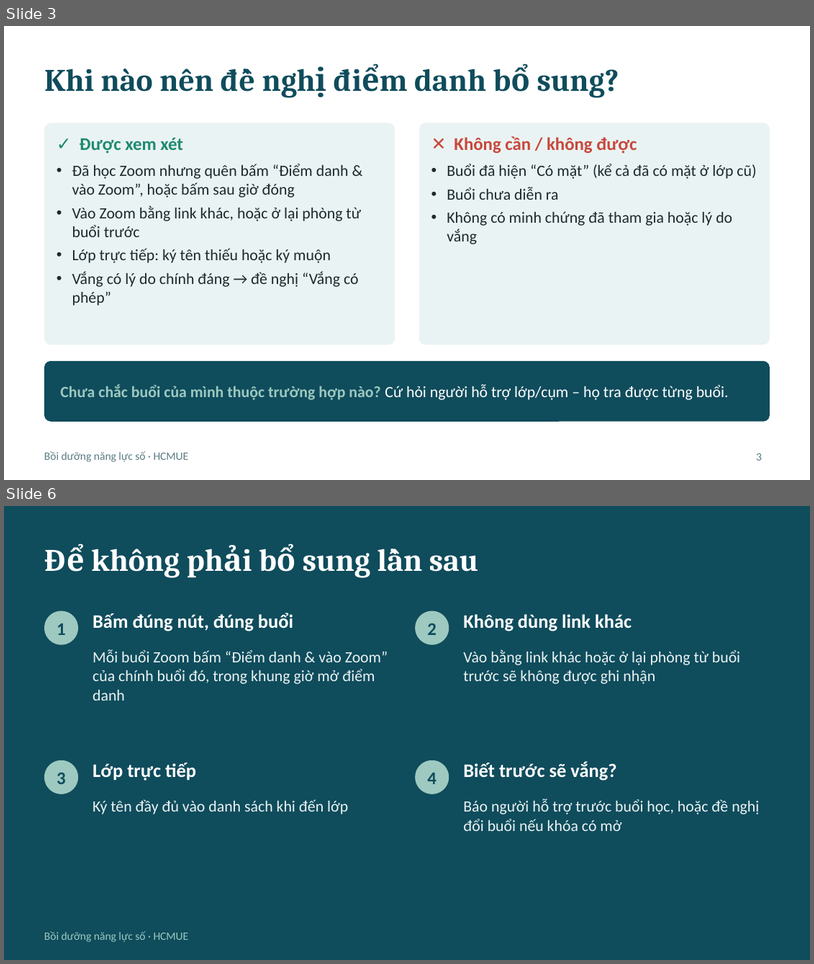
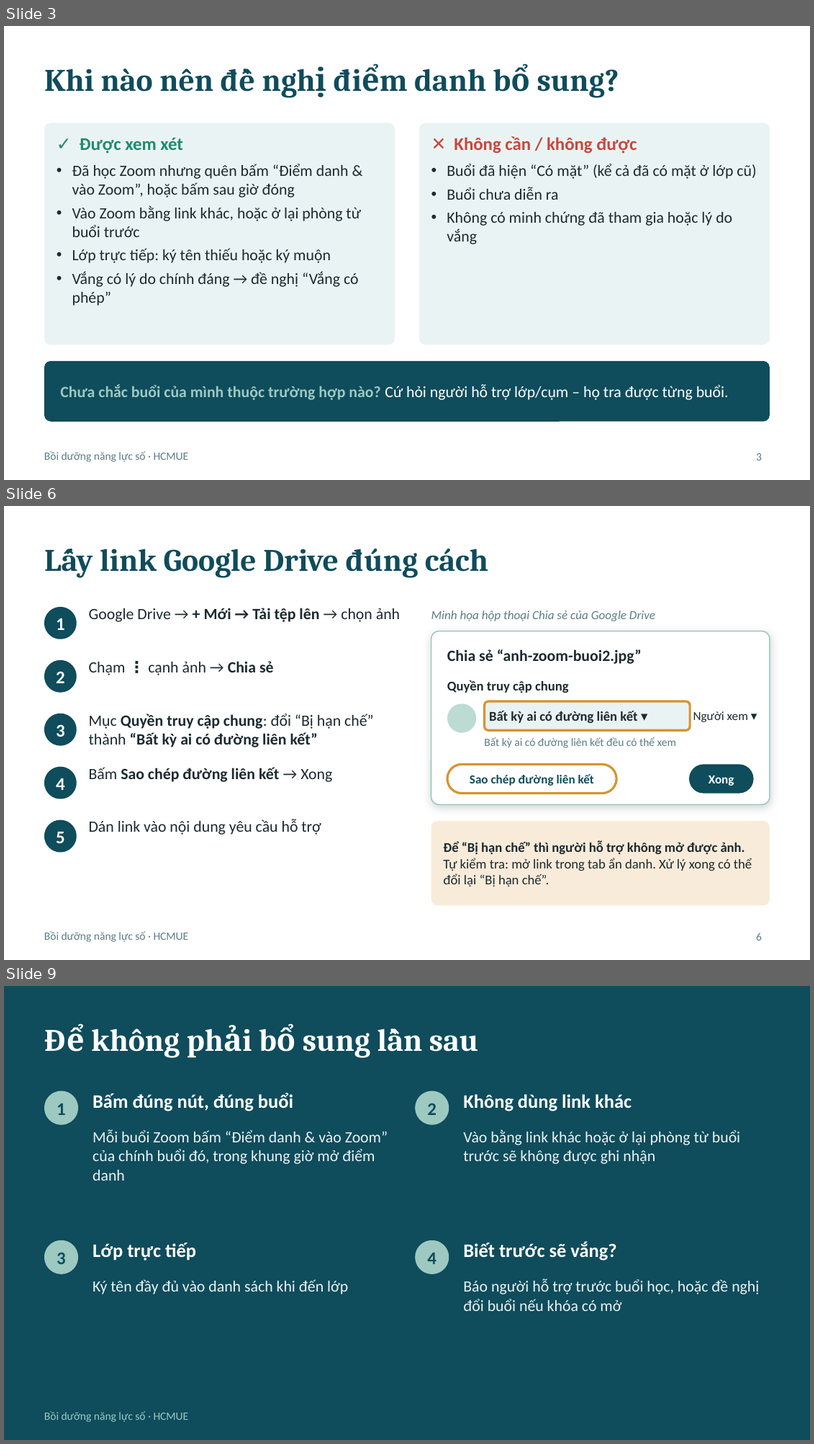
Before and after one commit to thienvo2111/thong-tin-hoc-vien, a slide deck: docs/huong-dan-diem-danh-bo-sung-hoc-vien.pptx. Shown one above the other, each under a label of ours: slides 3 and 6 before the commit, slides 3, 6 and 9 after it; the slides between them are not shown. The pictures are 814x964 and 814x1444 pixels, drawn with LibreOffice and Linux fonts; fonts in the diff are those of the drawing. Boxes give left, top, right and bottom in pixels: in the first picture for what was removed or moved away, otherwise in the second. Text is boxed around its words. In the diff, an @@ line names an element or a change of style, - is before the commit and + after.

```diff
--- a/docs/huong-dan-diem-danh-bo-sung-hoc-vien.pptx
+++ b/docs/huong-dan-diem-danh-bo-sung-hoc-vien.pptx
@@ slide 6 added at (x1=4, y1=506, x2=810, y2=960), background #FFFFFF; not listed: 1 template element that a slide beside it also shows @@
@@ title added at (x1=100, y1=548, x2=489, y2=578), 28 pt, text #0F4C5C, bold @@
+Lấy link Google Drive đúng cách
@@ ellipse added at (x1=44, y1=607, x2=77, y2=639), fill #0F4C5C @@
@@ text added at (x1=89, y1=608, x2=400, y2=622), 14 pt, text #1B2A2F @@
+Google Drive → + Mới → Tải tệp lên → chọn ảnh
@@ text added at (x1=432, y1=610, x2=656, y2=621), 11 pt, text #5B7C85, italic @@
+Minh họa hộp thoại Chia sẻ của Google Drive
@@ text added at (x1=56, y1=618, x2=65, y2=630), 16 pt, text #FFFFFF, bold @@
+1
@@ rounded rectangle added at (x1=432, y1=631, x2=770, y2=804), fill #FFFFFF, outline #9DC9C0 1 pt @@
@@ text added at (x1=448, y1=649, x2=642, y2=664), 14 pt, text #1B2A2F, bold @@
+Chia sẻ “anh-zoom-buoi2.jpg”
@@ ellipse added at (x1=44, y1=660, x2=77, y2=692), fill #0F4C5C @@
@@ text added at (x1=56, y1=671, x2=65, y2=683), 16 pt, text #FFFFFF, bold @@
+2
@@ text added at (x1=89, y1=661, x2=274, y2=675), 14 pt, text #1B2A2F @@
+Chạm ⋮ cạnh ảnh → Chia sẻ
@@ text added at (x1=448, y1=680, x2=569, y2=693), 12 pt, text #1B2A2F, bold @@
+Quyền truy cập chung
@@ ellipse added at (x1=44, y1=713, x2=77, y2=746), fill #0F4C5C @@
@@ text added at (x1=89, y1=713, x2=374, y2=747), 14 pt, text #1B2A2F, bold @@
+Mục Quyền truy cập chung: đổi “Bị hạn chế” thành “Bất kỳ ai có đường liên kết”
@@ ellipse added at (x1=448, y1=703, x2=476, y2=733), fill #1F8A70 at 30% opacity @@
@@ rounded rectangle added at (x1=485, y1=701, x2=690, y2=730), fill #EAF3F3, outline #D9922E 2 pt @@
@@ text added at (x1=489, y1=710, x2=638, y2=723), 12 pt, text #1B2A2F, bold @@
+Bất kỳ ai có đường liên kết ▾
@@ text added at (x1=694, y1=711, x2=748, y2=722), 11 pt, text #1B2A2F @@
+Người xem ▾
@@ text added at (x1=56, y1=724, x2=65, y2=736), 16 pt, text #FFFFFF, bold @@
+3
@@ text added at (x1=484, y1=737, x2=676, y2=748), 10 pt, text #5B7C85 @@
+Bất kỳ ai có đường liên kết đều có thể xem
@@ rounded rectangle added at (x1=448, y1=764, x2=617, y2=793), fill #FFFFFF, outline #D9922E 2 pt @@
@@ rounded rectangle added at (x1=689, y1=764, x2=754, y2=793), fill #0F4C5C @@
@@ ellipse added at (x1=44, y1=767, x2=77, y2=799), fill #0F4C5C @@
@@ text added at (x1=56, y1=778, x2=65, y2=790), 16 pt, text #FFFFFF, bold @@
+4
@@ text added at (x1=89, y1=767, x2=332, y2=782), 14 pt, text #1B2A2F, bold @@
+Bấm Sao chép đường liên kết → Xong
@@ text added at (x1=470, y1=774, x2=594, y2=785), 11 pt, text #0F4C5C, bold @@
+Sao chép đường liên kết
@@ text added at (x1=709, y1=775, x2=735, y2=785), 11 pt, text #FFFFFF, bold @@
+Xong
@@ ellipse added at (x1=44, y1=820, x2=77, y2=852), fill #0F4C5C @@
@@ text added at (x1=89, y1=818, x2=321, y2=834), 14 pt, text #1B2A2F @@
+Dán link vào nội dung yêu cầu hỗ trợ
@@ rounded rectangle added at (x1=432, y1=821, x2=770, y2=905), fill #D9922E at 18% opacity @@
@@ text added at (x1=56, y1=831, x2=65, y2=843), 16 pt, text #FFFFFF, bold @@
+5
@@ text added at (x1=443, y1=841, x2=752, y2=886), 12 pt, text #1B2A2F @@
+Để “Bị hạn chế” thì người hỗ trợ không mở được ảnh.
+Tự kiểm tra: mở link trong tab ẩn danh. Xử lý xong có thể đổi lại “Bị hạn chế”.
@@ page number added at (x1=756, y1=932, x2=762, y2=940), 10 pt, text #5B7C85 @@
+6
@@ what was slide 6 is now slide 9 @@
```
Also in this commit, not shown: 2 slides changed, 3 other slides added, 1 slide removed, 1 other file.
